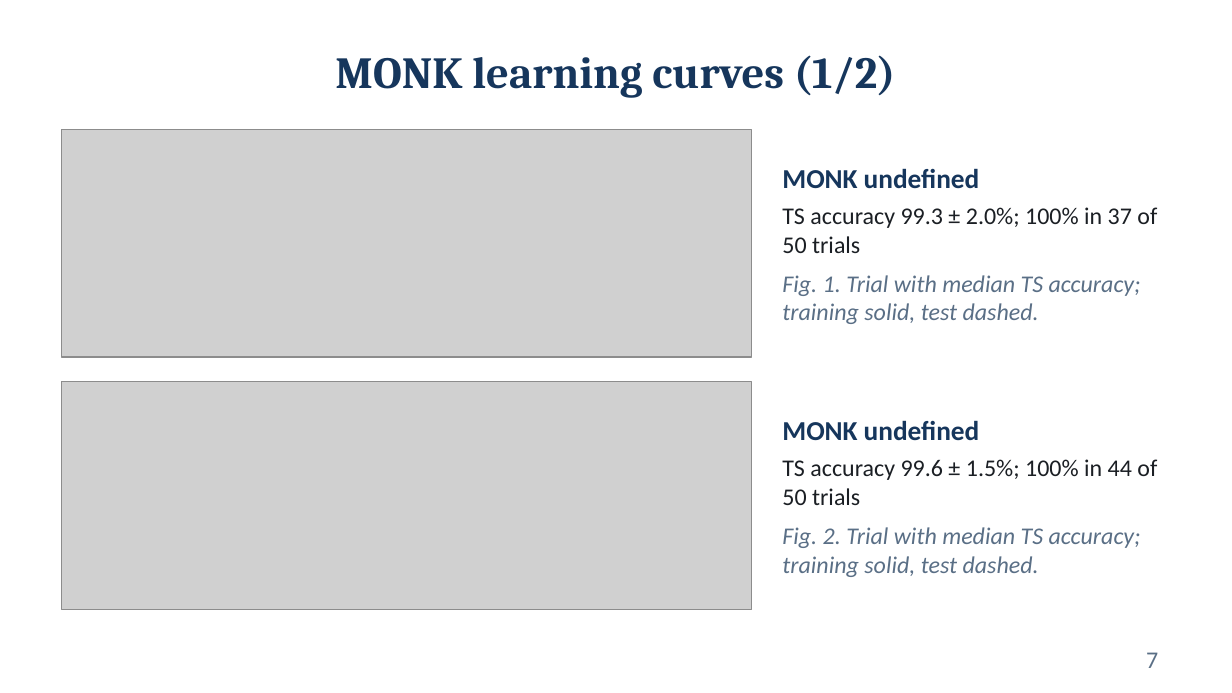
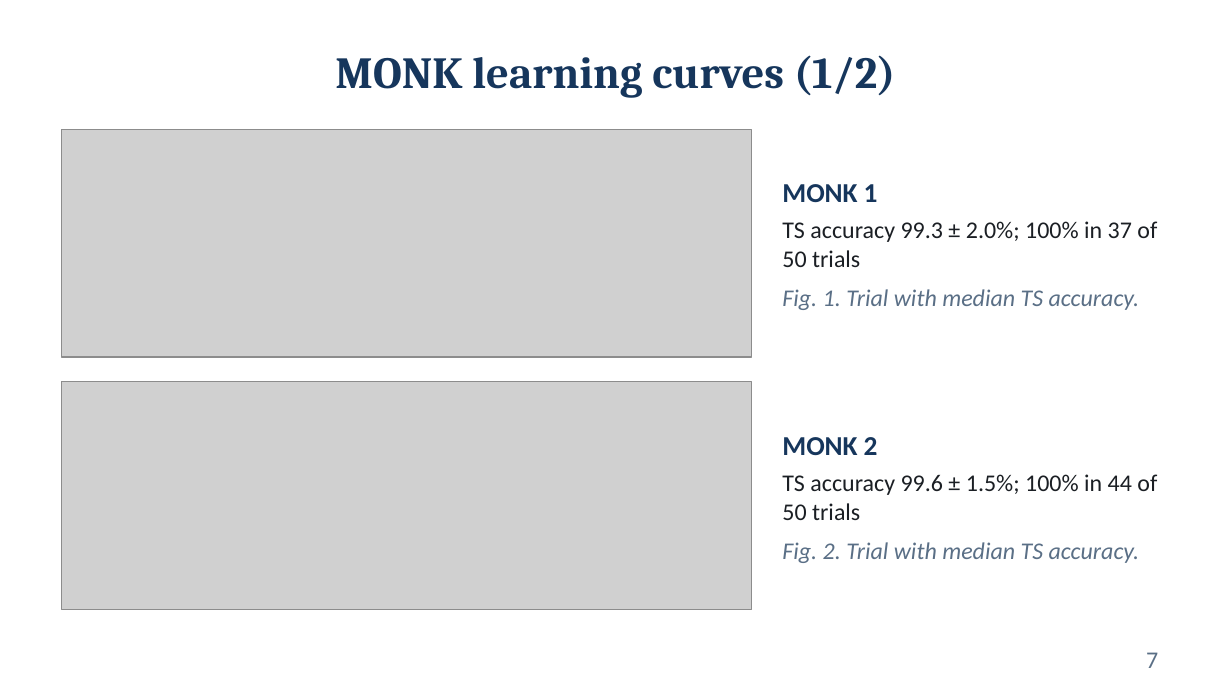
Before and after one commit to Fred-ef/ml_proj, a slide deck: slide 7 of Federico_Cristofaro_ML-2025_slides.pptx. Drawn at 1232x693 pixels with LibreOffice and Linux fonts; fonts in the diff are those of the drawing; grey boxes stand for pictures. Boxes give left, top, right and bottom in pixels: in the first picture for what was removed or moved away, otherwise in the second. Text is boxed around its words. In the diff, an @@ line names an element or a change of style, - is before the commit and + after.

```diff
--- a/Federico_Cristofaro_ML-2025_slides.pptx
+++ b/Federico_Cristofaro_ML-2025_slides.pptx
@@ text at (782,184,878,202): text changed @@
-MONK undefined
+MONK 1
@@ text at (782,289,1140,310): text changed @@
-Fig. 1. Trial with median TS accuracy; training solid, test dashed.
+Fig. 1. Trial with median TS accuracy.
@@ text at (782,437,878,455): text changed @@
-MONK undefined
+MONK 2
@@ text at (782,542,1140,563): text changed @@
-Fig. 2. Trial with median TS accuracy; training solid, test dashed.
+Fig. 2. Trial with median TS accuracy.
```
Also in this commit, not shown: 9 other slides changed, 5 slides added, 10 slides removed, 1 other file.
